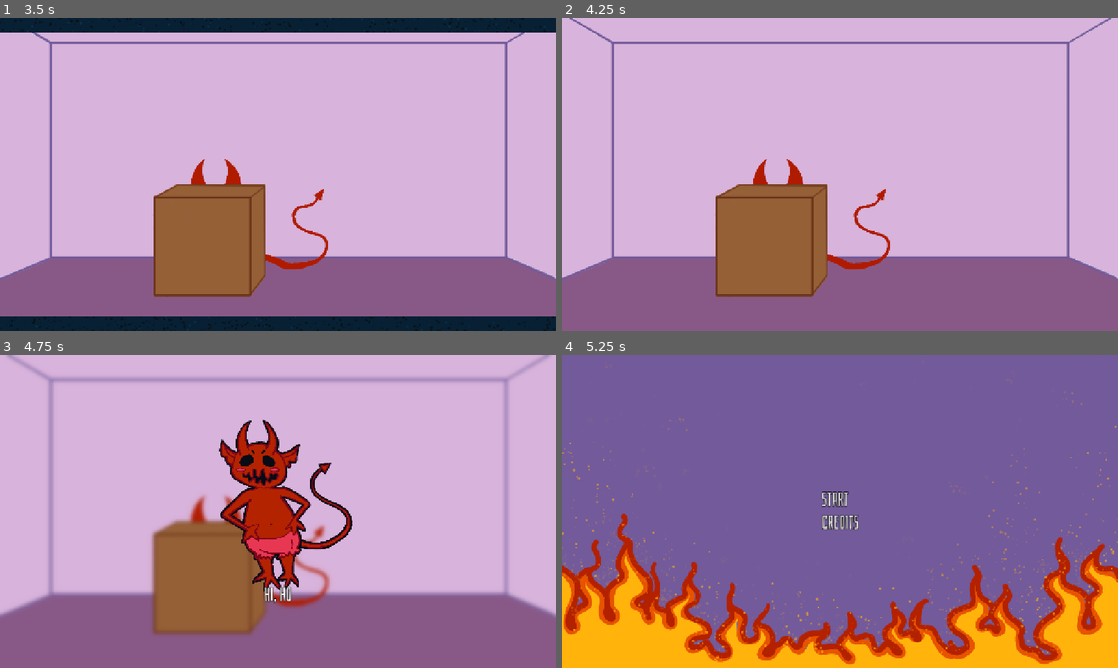
Above: before the commit, frames 1-4 (two rows, left to right).
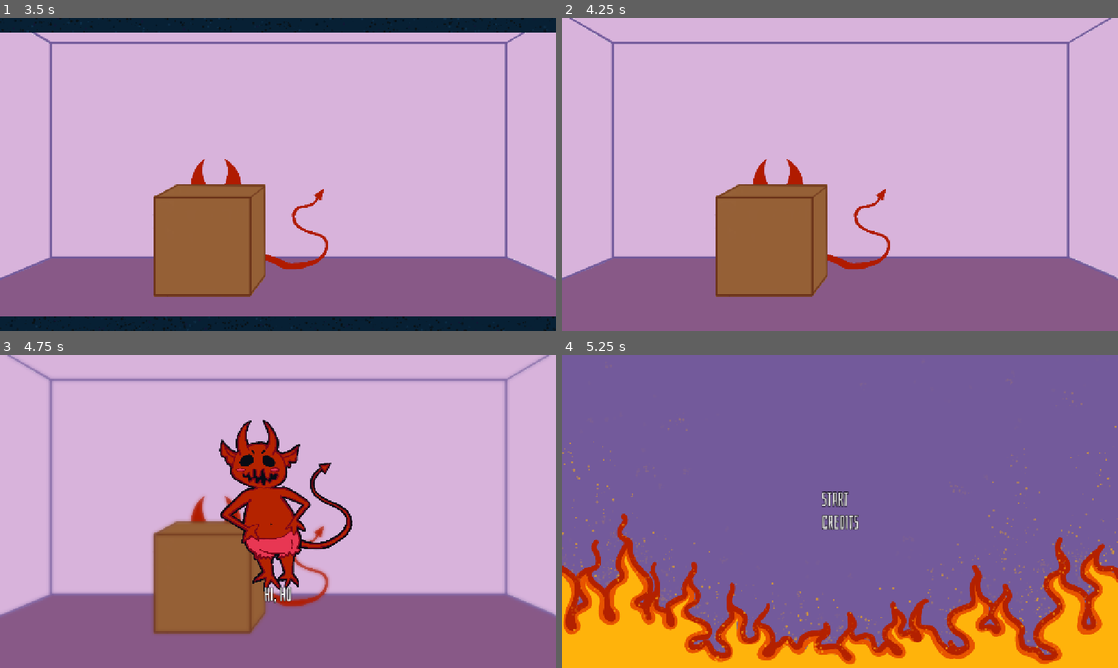
Above: after the commit, the same moments.

Repository: guimafelipe/hidenseek
Game: Godot game, scene res://Scenes/main_menu.tscn
The game is run twice, just before and just after one commit, with the same random seed, the same clock (stepped at 60 frames per second) and the same inputs.
Inputs (mouse positions are in pixels of both pictures, inside the frame that each line leads up to):
- Up to frame 1 (3.5 s): click "Start" at 0.5 s; move the mouse to (400, 158) at 1.27 s; press the mouse at (400, 158) at 1.28 s; tap Enter at 2 s; move the mouse to (166, 190) at 2.02 s; release the mouse at (166, 190) at 2.03 s; hold Escape (back) 2.03-2.75 s; click (166, 190) at 2.1 s; click "Start" at 2.75 s
- Up to frame 2 (4.25 s): move the mouse to (895, 105) at 3.52 s; press the mouse at (895, 105) at 3.53 s
- Up to frame 3 (4.75 s): tap Space at 4.25 s; move the mouse to (250, 574) at 4.27 s; release the mouse at (250, 574) at 4.28 s; click (250, 574) at 4.35 s
- Up to frame 4 (5.25 s): move the mouse to (1006, 558) at 5.02 s; press the mouse at (1006, 558) at 5.03 s; hold Escape (back) from 5.03 s (still down)

Frames 1-2 are identical in both runs. In frame 3, 1.3% of the frame differs, in the area x 1-100%, y 0-89%; in frame 4, nothing differs.

Commit message:
changing rendering method

Diff:
--- a/Scenes/devil_animation.gd
+++ b/Scenes/devil_animation.gd
@@ -2,7 +2,7 @@
 
 signal lines_ended
 
-const max_blur := 3.0
+const max_blur := 1.5
 const devil_animation_duration := 0.2
 const blur_change_duration := 1.0
 
--- a/project.godot
+++ b/project.godot
@@ -55,6 +55,5 @@
 [rendering]
 
 rendering_device/driver.windows="d3d12"
-renderer/rendering_method="gl_compatibility"
-renderer/rendering_method.mobile="gl_compatibility"
+renderer/rendering_method.mobile="forward_plus"
 textures/vram_compression/import_etc2_astc=true
